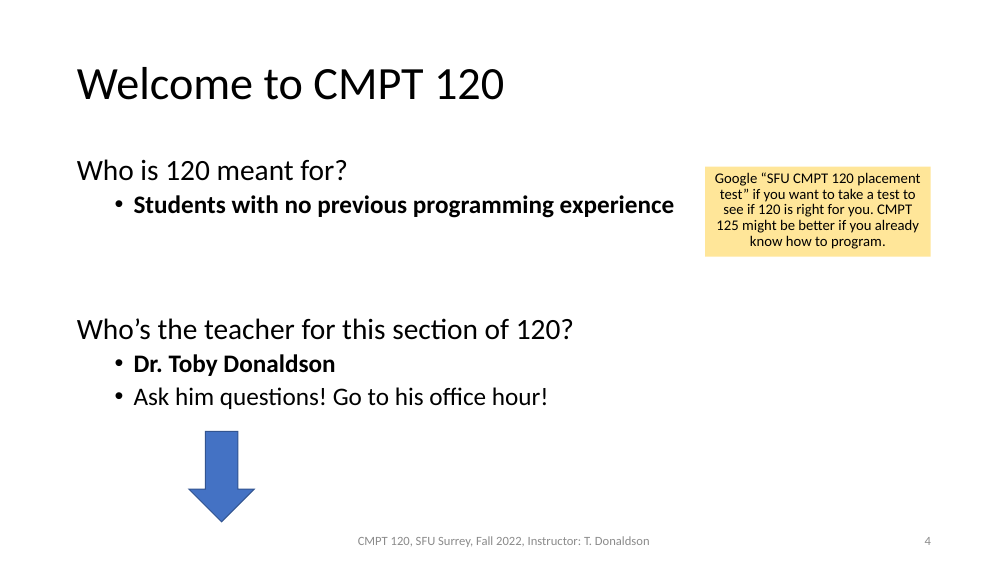
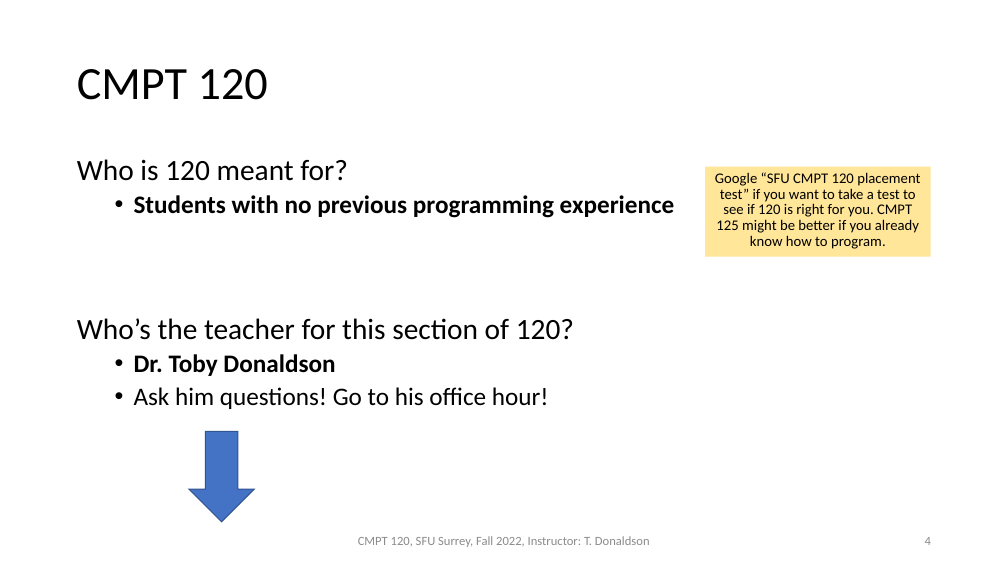
Before and after one commit to tjd1234/cmpt120fall2022, a slide deck: slide 4 of lectures/lecture1/lecture1.pptx. Drawn at 1008x567 pixels with LibreOffice and Linux fonts; fonts in the diff are those of the drawing. Boxes give left, top, right and bottom in pixels: in the first picture for what was removed or moved away, otherwise in the second. Text is boxed around its words. In the diff, an @@ line names an element or a change of style, - is before the commit and + after.

```diff
--- a/lectures/lecture1/lecture1.pptx
+++ b/lectures/lecture1/lecture1.pptx
@@ title at bbox=[77, 69, 268, 100]: text changed @@
-Welcome to CMPT 120
+CMPT 120
```
Also in this commit, not shown: 2 other slides changed, 9 other files.
